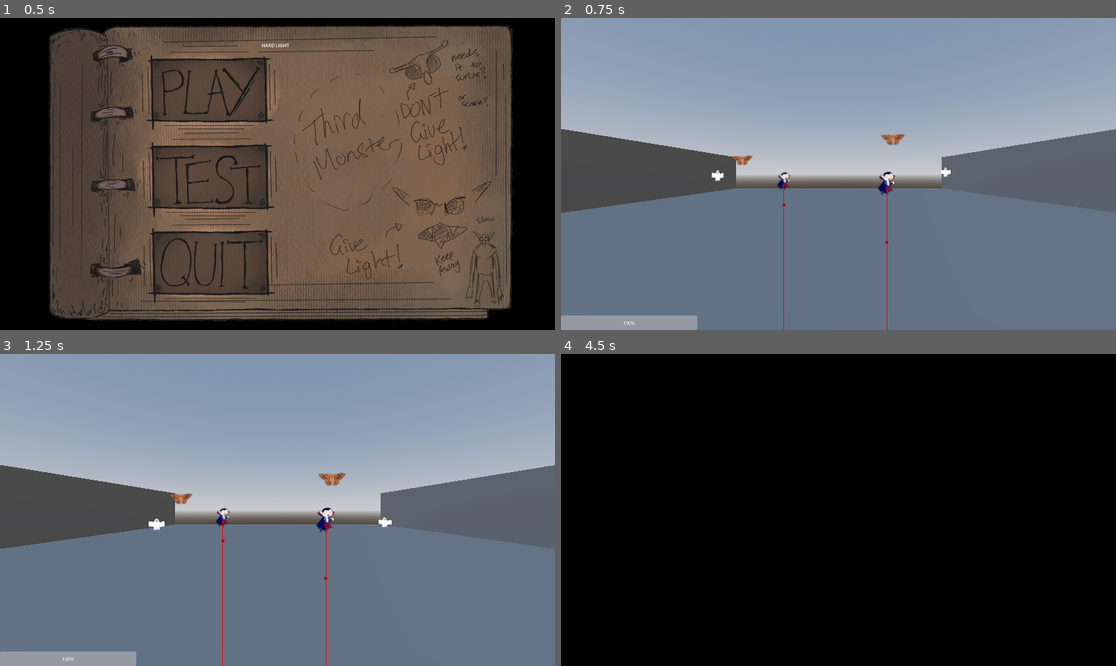
Above: before the commit, frames 1-4 (two rows, left to right).
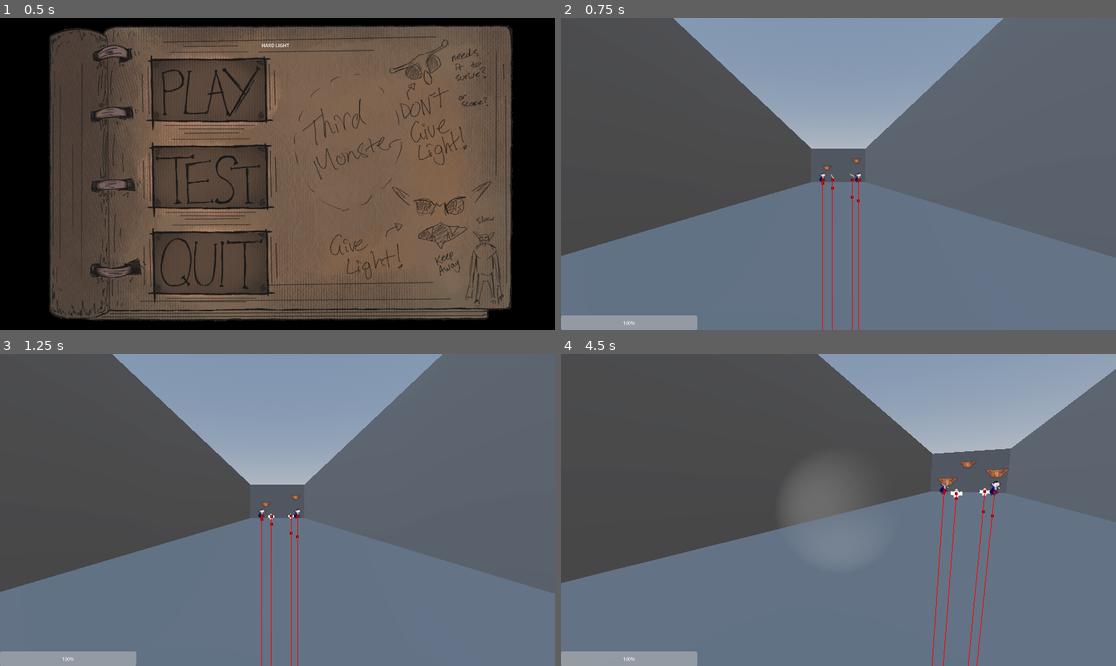
Above: after the commit, the same moments.

Repository: BK3000gamer/Hard-Light
Game: Godot game, scene res://Scenes/main_menu.tscn
The game is run twice, just before and just after one commit, with the same random seed, the same clock (stepped at 60 frames per second) and the same inputs.
Inputs (mouse positions are in pixels of both pictures, inside the frame that each line leads up to):
- Up to frame 1 (0.5 s): no input
- Up to frame 2 (0.75 s): click (771, 89) at 0.5 s
- Up to frame 3 (1.25 s): no input
- Up to frame 4 (4.5 s): tap Enter at 1.25 s; move the mouse to (960, 494) at 1.27 s; hold Right (flashlight_beam_up) from 1.28 s (still down); click (960, 494) at 1.42 s; move the mouse to (810, 510) at 2.02 s; click (810, 510) at 2.17 s; move the mouse to (849, 503) at 2.77 s; click (849, 503) at 2.92 s; move the mouse to (832, 516) at 3.52 s; click (832, 516) at 3.67 s; move the mouse to (877, 513) at 4.27 s; click (877, 513) at 4.42 s

Frame 1 is identical in both runs. In frame 2, 38% of the frame differs, in the area x 0-100%, y 0-100%; in frame 3, 38%; in frame 4, 100%.

Commit message:
-Refactored the ghost navigation to use Nav Meshs on the floor and walls -Added the logic and ability for monsters to spawn -Prototyping a new method of monster detection using an area around the player

Diff:
--- a/Scenes/ghost.gd
+++ b/Scenes/ghost.gd
@@ -1,9 +1,12 @@
 extends Monster
+
+@onready var _nav_agent: NavigationAgent3D = $NavigationAgent3D
 
 const MONSTER_TYPE = "crawling_ghost"
 const SPEED = 3.5
 
-var _surface_normal := Vector3.UP
+var surface_mode = "floor"
+var _surface_normal = Vector3.UP
 
 # Called when the node enters the scene tree for the first time.
 func _ready() -> void:
@@ -17,46 +20,36 @@
 	if not player:
 		return
 
-	_detect_surface()
+	# Direction to player projected onto the current surface plane
+	_nav_agent.target_position = player.global_position
+	var next_pos = _nav_agent.get_next_path_position()
+	var move_dir = (next_pos - global_position)
 
-	# Direction to player projected onto the current surface plane
-	var to_player = player.global_position - global_position
-	var move_dir = to_player - to_player.dot(_surface_normal) * _surface_normal
+	# Project onto surface
+	# move_dir = move_dir - move_dir.dot(_surface_normal) * _surface_normal
+
 	if move_dir.length() > 0.1:
 		move_dir = move_dir.normalized()
 
 	# Rotate smoothly: forward toward player along surface, up = surface normal
-	if move_dir.length() > 0.01 and abs(move_dir.dot(_surface_normal)) < 0.99:
-		var target_basis = Basis.looking_at(move_dir, _surface_normal)
-		transform.basis = transform.basis.slerp(target_basis, delta * 8.0)
+	var target_basis = Basis.looking_at(move_dir, _surface_normal)
+	transform.basis = transform.basis.slerp(target_basis, delta * 8.0)
 
 	# Move along surface and press slightly into it to maintain contact
 	velocity = move_dir * SPEED + (-_surface_normal * 3.0)
 	up_direction = _surface_normal
 	move_and_slide()
 
-func _detect_surface() -> void:
-	var space_state = get_world_3d().direct_space_state
+func set_surface(mode: String) -> void:
+	surface_mode = mode
 
-	# First try directly "below" relative to current surface orientation
-	var query = PhysicsRayQueryParameters3D.create(
-		global_position,
-		global_position + (-_surface_normal) * 1.5
-	)
-	query.exclude = [get_rid()]
-	var result = space_state.intersect_ray(query)
-	if result:
-		_surface_normal = result.normal
-		return
-
-	# No surface found — scan all 6 axes to find a nearby surface
-	for dir in [Vector3.DOWN, Vector3.UP, Vector3.LEFT, Vector3.RIGHT, Vector3.FORWARD, Vector3.BACK]:
-		var q = PhysicsRayQueryParameters3D.create(global_position, global_position + dir * 1.5)
-		q.exclude = [get_rid()]
-		var r = space_state.intersect_ray(q)
-		if r:
-			_surface_normal = r.normal
-			return
+	match surface_mode:
+		"floor":
+			_surface_normal = Vector3.UP
+		"left_wall":
+			_surface_normal = Vector3.RIGHT
+		"right_wall":
+			_surface_normal = Vector3.LEFT
 
 func react_to_light(intensity):
 	super.react_to_light(intensity)
--- a/Scenes/ghost.tscn
+++ b/Scenes/ghost.tscn
@@ -15,3 +15,7 @@
 [node name="Sprite3D" type="Sprite3D" parent="." unique_id=1834587777]
 transform = Transform3D(0.18, 0, 0, 0, 0.18, 0, 0, 0, 0.18, 0, 0, 0)
 texture = ExtResource("1_3mxmt")
+
+[node name="NavigationAgent3D" type="NavigationAgent3D" parent="." unique_id=2100267381]
+debug_enabled = true
+debug_path_custom_color = Color(1, 0, 1, 1)
--- a/Scenes/main.tscn
+++ b/Scenes/main.tscn
@@ -1,10 +1,11 @@
 [gd_scene format=3 uid="uid://biyaug431t7ei"]
 
 [ext_resource type="PackedScene" uid="uid://bs72ogkvdd7d6" path="res://Addons/proto_controller/proto_controller.tscn" id="1_jjgbg"]
-[ext_resource type="Script" path="res://Scenes/main.gd" id="1_kry3j"]
+[ext_resource type="Script" uid="uid://bjnps2irybplv" path="res://Scenes/main.gd" id="1_kry3j"]
 [ext_resource type="PackedScene" uid="uid://c7dtn8wnss6pa" path="res://Scenes/vampire.tscn" id="2_bo1nx"]
 [ext_resource type="PackedScene" uid="uid://dstbk7ve2grvr" path="res://Scenes/moth.tscn" id="3_8gbba"]
 [ext_resource type="PackedScene" uid="uid://qyhsv7wnfjpl" path="res://Scenes/ghost.tscn" id="4_jjvhh"]
+[ext_resource type="Script" uid="uid://c66b8xptqbfek" path="res://Scripts/SpawnManager.gd" id="6_21xkr"]
 
 [sub_resource type="ProceduralSkyMaterial" id="ProceduralSkyMaterial_jjgbg"]
 sky_horizon_color = Color(0.66224277, 0.6717428, 0.6867428, 1)
@@ -20,7 +21,11 @@
 glow_enabled = true
 
 [sub_resource type="NavigationMesh" id="NavigationMesh_jjvhh"]
-vertices = PackedVector3Array(-12.792, 0.5, -23.558105, -12.792, 0.5, 13.691895, 12.708, 0.5, 13.691895, 12.708, 0.5, -23.558105)
+vertices = PackedVector3Array(-4.88916, 0.5, -42.911095, -4.88916, 0.5, 13.588905, 4.86084, 0.5, 13.588905, 4.86084, 0.5, -42.911095)
+polygons = [PackedInt32Array(3, 2, 0), PackedInt32Array(0, 2, 1)]
+
+[sub_resource type="NavigationMesh" id="NavigationMesh_kry3j"]
+vertices = PackedVector3Array(-8.900173, 4.515035, -41.883545, -8.900173, 4.515035, 0.11645508, -2.9001732, 4.515035, 0.11645508, -2.9001732, 4.515035, -41.883545)
 polygons = [PackedInt32Array(3, 2, 0), PackedInt32Array(0, 2, 1)]
 
 [node name="Main" type="Node3D" unique_id=1921423536]
@@ -38,35 +43,79 @@
 transform = Transform3D(1, 0, 0, 0, 1, 0, 0, 0, 1, 0.02922535, 0.0006341934, -0.041902542)
 
 [node name="Vampire" parent="." unique_id=1110000005 instance=ExtResource("2_bo1nx")]
-transform = Transform3D(1, 0, 0, 0, 1, 0, 0, 0, 1, -5.808314, 0.9585511, -21.796528)
+transform = Transform3D(1, 0, 0, 0, 1, 0, 0, 0, 1, -3.2581282, 0.9585511, -42.002396)
 
 [node name="Moth" parent="." unique_id=1637803805 instance=ExtResource("3_8gbba")]
-transform = Transform3D(1, 0, 0, 0, 1, 0, 0, 0, 1, -8.705985, 3.0767496, -18.49754)
+transform = Transform3D(1, 0, 0, 0, 1, 0, 0, 0, 1, -2.3913183, 3.0767496, -41.233185)
 
 [node name="ghost" parent="." unique_id=1198102484 instance=ExtResource("4_jjvhh")]
-transform = Transform3D(1, 0, 0, 0, 1, 0, 0, 0, 1, 11.549074, 2.3768349, -21.868805)
+transform = Transform3D(1, 0, 0, 0, 1, 0, 0, 0, 1, 2.815051, 2.3768349, -41.81246)
 
 [node name="ghost2" parent="." unique_id=1213474951 instance=ExtResource("4_jjvhh")]
-transform = Transform3D(1, 0, 0, 0, 1, 0, 0, 0, 1, -11.195304, 2.0350046, -18.972733)
+transform = Transform3D(1, 0, 0, 0, 1, 0, 0, 0, 1, -1.1751194, 2.0350046, -39.33233)
 
 [node name="Vampire2" parent="." unique_id=48890438 instance=ExtResource("2_bo1nx")]
-transform = Transform3D(1, 0, 0, 0, 1, 0, 0, 0, 1, 3.9565582, 1.0703795, -16.553082)
+transform = Transform3D(1, 0, 0, 0, 1, 0, 0, 0, 1, 3.9565582, 1.0703795, -40.136192)
 
 [node name="Moth2" parent="." unique_id=531620511 instance=ExtResource("3_8gbba")]
-transform = Transform3D(1, 0, 0, 0, 1, 0, 0, 0, 1, 4.3008075, 4.549731, -16.018036)
+transform = Transform3D(1, 0, 0, 0, 1, 0, 0, 0, 1, 3.720508, 4.549731, -41.92407)
 
-[node name="NavigationRegion3D" type="NavigationRegion3D" parent="." unique_id=1654811086]
+[node name="FloorNav" type="NavigationRegion3D" parent="." unique_id=1654811086]
 navigation_mesh = SubResource("NavigationMesh_jjvhh")
 
-[node name="FLoor" type="CSGBox3D" parent="NavigationRegion3D" unique_id=827238023]
-transform = Transform3D(1, 0, 0, 0, 1, 0, 0, 0, 1, 0, -0.5, -4.962053)
+[node name="FLoor" type="CSGBox3D" parent="FloorNav" unique_id=827238023]
+transform = Transform3D(1, 0, 0, 0, 1, 0, 0, 0, 1, -0.0036010742, -0.5, -14.638548)
 use_collision = true
-size = Vector3(26.584, 1, 38.192104)
+size = Vector3(11.525024, 1, 57.545097)
 
-[node name="CSGBox3D" type="CSGBox3D" parent="." unique_id=1838739975]
-transform = Transform3D(1, 0, 0, 0, 1, 0, 0, 0, 1, 12.721046, 1.5854487, -10.392132)
-size = Vector3(1, 4.1708984, 27.282715)
+[node name="CSGBox3D4" type="CSGBox3D" parent="." unique_id=557806295]
+transform = Transform3D(-4.371139e-08, 1, 0, -1, -4.371139e-08, 0, 0, 0, 1, -0.01790762, 7.3493648, -20.064617)
+visible = false
+use_collision = true
+size = Vector3(1, 11.895935, 46.627686)
 
-[node name="CSGBox3D2" type="CSGBox3D" parent="." unique_id=1986740312]
-transform = Transform3D(1, 0, 0, 0, 1, 0, 0, 0, 1, -12.580481, 1.5854487, -10.392132)
-size = Vector3(1, 4.1708984, 27.282715)
+[node name="CSGBox3D3" type="CSGBox3D" parent="." unique_id=1206408291]
+transform = Transform3D(-4.371139e-08, 0, -1, 0, 1, 0, 1, 0, -4.371139e-08, -0.0126035735, 3.5160813, -42.850063)
+use_collision = true
+size = Vector3(1, 7.000366, 11.8046875)
+
+[node name="LeftWallNav" type="NavigationRegion3D" parent="." unique_id=159842034]
+transform = Transform3D(-4.371139e-08, 1, 0, -1, -4.371139e-08, 0, 0, 0, 1, -9.659179, -2.3550334, 0)
+navigation_mesh = SubResource("NavigationMesh_kry3j")
+
+[node name="CSGBox3D" type="CSGBox3D" parent="LeftWallNav" unique_id=966319733]
+transform = Transform3D(-4.371139e-08, -1, 0, 1, -4.371139e-08, 0, 0, 0, 1, -5.889553, 3.5150354, -20.941772)
+use_collision = true
+size = Vector3(1, 7.02124, 42.883545)
+
+[node name="RightWallNav" type="NavigationRegion3D" parent="." unique_id=403008163]
+transform = Transform3D(-4.371139e-08, -1, 0, 1, -4.371139e-08, 0, 0, 0, 1, 9.672956, 9.391141, 0)
+navigation_mesh = SubResource("NavigationMesh_kry3j")
+
+[node name="CSGBox3D" type="CSGBox3D" parent="RightWallNav" unique_id=610021684]
+transform = Transform3D(-4.371139e-08, -1, 0, 1, -4.371139e-08, 0, 0, 0, 1, -5.889553, 3.5150354, -20.941772)
+use_collision = true
+size = Vector3(1, 7.02124, 42.883545)
+
+[node name="SpawnPoints" type="Node3D" parent="." unique_id=1069873664]
+
+[node name="FloorSpawn1" type="Marker3D" parent="SpawnPoints" unique_id=2053894771 groups=["floor_spawn"]]
+transform = Transform3D(1, 0, 0, 0, 1, 0, 0, 0, 1, -3.0756154, 0.49438906, -36.174187)
+
+[node name="FloorSpawn2" type="Marker3D" parent="SpawnPoints" unique_id=1097340998 groups=["floor_spawn"]]
+transform = Transform3D(1, 0, 0, 0, 1, 0, 0, 0, 1, 3.4354205, 0.49438906, -36.174187)
+
+[node name="WallSpawn1" type="Marker3D" parent="SpawnPoints" unique_id=1481147560 groups=["wall_spawn_left"]]
+transform = Transform3D(1, 0, 0, 0, 1, 0, 0, 0, 1, -5.130326, 3.6609583, -36.174187)
+
+[node name="WallSpawn2" type="Marker3D" parent="SpawnPoints" unique_id=789630503 groups=["wall_spawn_right"]]
+transform = Transform3D(1, 0, 0, 0, 1, 0, 0, 0, 1, 5.1610236, 3.6609583, -36.174187)
+
+[node name="AirSpawn" type="Marker3D" parent="SpawnPoints" unique_id=154027837 groups=["air_spawn"]]
+transform = Transform3D(1, 0, 0, 0, 1, 0, 0, 0, 1, -0.0068879128, 4.666077, -36.174187)
+
+[node name="SpawnManager" type="Node3D" parent="." unique_id=2140640369]
+script = ExtResource("6_21xkr")
+vampire_scene = ExtResource("2_bo1nx")
+ghost_scene = ExtResource("4_jjvhh")
+moth_scene = ExtResource("3_8gbba")
--- /dev/null
+++ b/Scripts/SpawnManager.gd
@@ -0,0 +1,80 @@
+extends Node3D
+
+@export var vampire_scene: PackedScene
+@export var ghost_scene: PackedScene
+@export var moth_scene: PackedScene
+
+@export var spawn_interval: float = 3.0
+
+func _ready() -> void:
+	spawn_loop()
+
+func spawn_loop() -> void:
+	while true:
+		await get_tree().create_timer(spawn_interval).timeout
+		spawn_monster()
+
+func spawn_monster() -> void:
+	if not vampire_scene or not ghost_scene or not moth_scene:
+		print("Error: One or more monster scenes not assigned in SpawnManager.")
+		return
+	var monster_type = randi() % 3
+
+	match monster_type:
+		0:
+			spawn_vampire()
+		1:
+			spawn_ghost()
+		2:
+			spawn_moth()
+
+func spawn_vampire() -> void:
+	var spawn_points = get_tree().get_nodes_in_group("floor_spawn")
+	var point = spawn_points.pick_random()
+
+	var vampire = vampire_scene.instantiate()
+	vampire.global_transform = point.global_transform
+	add_child(vampire)
+
+func spawn_moth() -> void:
+	var spawn_points = get_tree().get_nodes_in_group("air_spawn")
+	var point = spawn_points.pick_random()
+
+	var moth = moth_scene.instantiate()
+	moth.global_transform = point.global_transform
+	add_child(moth)
+
+func spawn_ghost():
+	var spawn_surface
+
+	var roll = randf()
+
+	if roll < 0.4:
+		spawn_surface = "floor"
+	elif roll < 0.7:
+		spawn_surface = "left_wall"
+	else:
+		spawn_surface = "right_wall"
+
+	var group_name = ""
+	match spawn_surface:
+		"left_wall":
+			group_name = "wall_spawn_left"
+		"right_wall":
+			group_name = "wall_spawn_right"
+		"floor":
+			group_name = "floor_spawn"
+
+	var points = get_tree().get_nodes_in_group(group_name)
+
+	if points.is_empty():
+		print("No spawn points found for type: " + spawn_surface)
+		return
+
+	var point = points.pick_random()
+
+	var ghost = ghost_scene.instantiate()
+	ghost.global_transform = point.global_transform
+	ghost.set_surface(spawn_surface)
+
+	add_child(ghost)
--- a/Scripts/flashlight.gd
+++ b/Scripts/flashlight.gd
@@ -126,7 +126,6 @@
 
 	for body in light_area.get_overlapping_bodies():
 		if body.is_in_group("monsters"):
-			print("Monster in flashlight area: ", body.name)
 			body.react_to_light(light_intensity)
 
 func update_light_visuals():
--- a/Scripts/monster.gd
+++ b/Scripts/monster.gd
@@ -6,7 +6,7 @@
 var dying := false
 var _caught_player := false
 
-const CATCH_DISTANCE = 1.5
+const CATCH_DISTANCE = 2.0
 
 # Reference to the visual node (Sprite3D)
 var sprite_node: Node = null
@@ -33,11 +33,11 @@
 	if dying or _caught_player:
 		return
 	var player = get_player()
-	if player and global_position.distance_to(player.global_position) <= CATCH_DISTANCE:
-		_catch_player()
+	if player and global_position.distance_to(player.global_position) < CATCH_DISTANCE:
+		catch_player()
 
 # Trigger game over when the monster reaches the player
-func _catch_player() -> void:
+func catch_player() -> void:
 	_caught_player = true
 	var main = get_tree().get_root().get_node_or_null("Main")
 	if main and main.has_method("trigger_game_over"):
@@ -59,7 +59,6 @@
 func react_to_light(intensity):
 	var damage = calculate_damage(intensity)
 	health -= damage
-	print("Monster hit by light! Health: ", health)
 
 	# Glow red when taking damage
 	if sprite_node:
Not shown, added: Addons/proto_controller/monster_detection_area.gd
Not shown, added: Addons/proto_controller/monster_detection_area.gd.uid
Not shown, changed: Addons/proto_controller/proto_controller.tscn
Not shown, added: Scripts/SpawnManager.gd.uid
